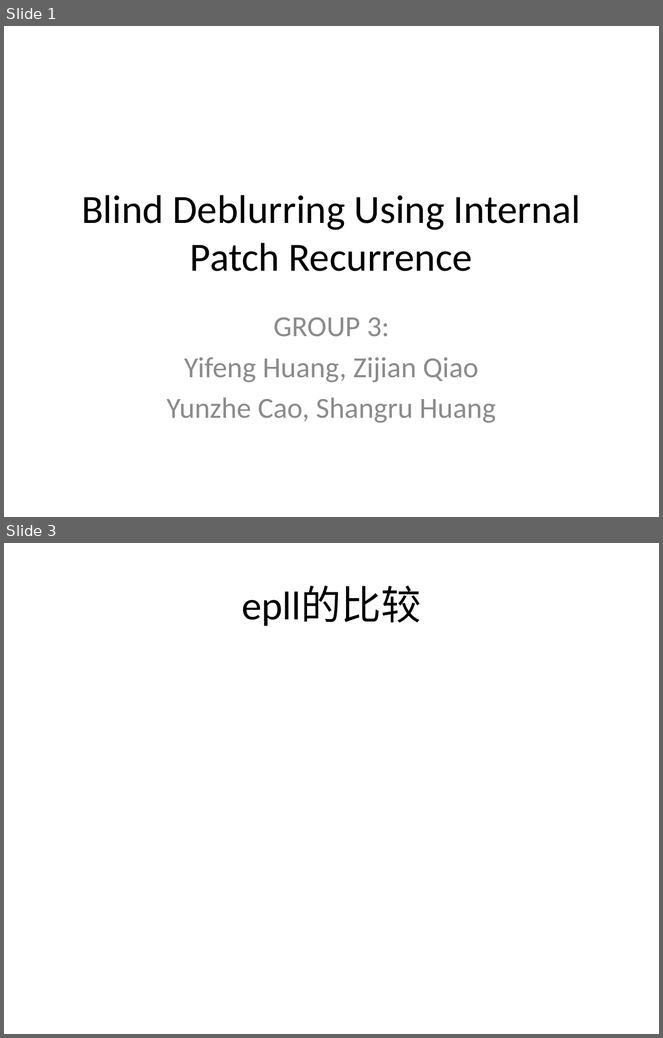
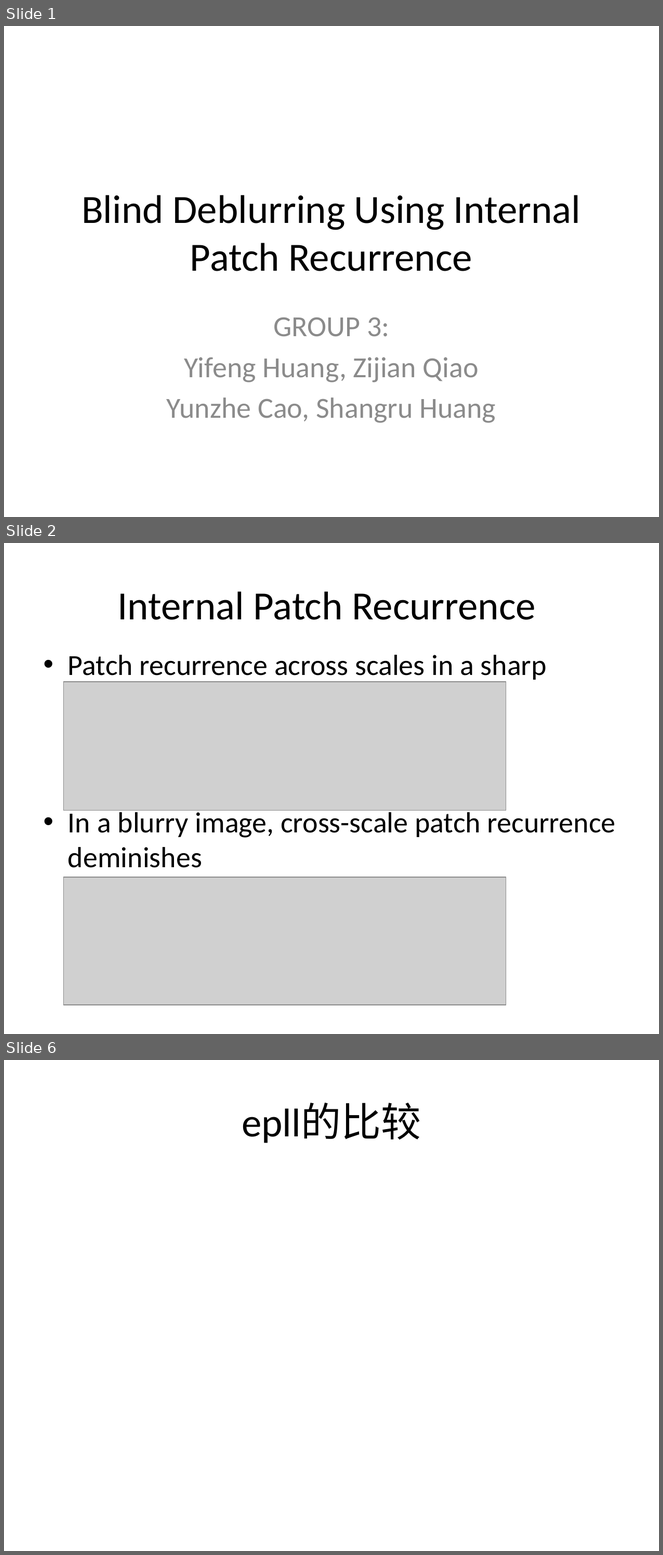
Before and after one commit to georgehwong/ECE590-03IMG, a slide deck: Paper_Presentation_pdf/presentation/ECE 590_Team 3_Presentation_final.pptx. Shown one above the other, each under a label of ours: slides 1 and 3 before the commit, slides 1, 2 and 6 after it; the slides between them are not shown. The pictures are 663x1038 and 663x1555 pixels, drawn with LibreOffice and Linux fonts; fonts in the diff are those of the drawing; grey boxes stand for pictures. Boxes give left, top, right and bottom in pixels: in the first picture for what was removed or moved away, otherwise in the second. Text is boxed around its words. In the diff, an @@ line names an element or a change of style, - is before the commit and + after.

```diff
--- a/Paper_Presentation_pdf/presentation/ECE 590_Team 3_Presentation_final.pptx
+++ b/Paper_Presentation_pdf/presentation/ECE 590_Team 3_Presentation_final.pptx
@@ slide 2 added at [4,543,659,1034], background #FFFFFF @@
@@ title added at [117,591,536,620], 44 pt, text #000000 @@
+Internal Patch Recurrence
@@ text added at [68,655,616,868], 32 pt, text #000000 @@
+• Patch recurrence across scales in a sharp image
+• In a blurry image, cross-scale patch recurrence deminishes
@@ picture added at [64,682,506,810] @@
@@ picture added at [64,877,506,1005] @@
@@ what was slide 3 is now slide 6 @@
```
Also in this commit, not shown: 3 other slides added, 1 slide removed, 1 other file.
